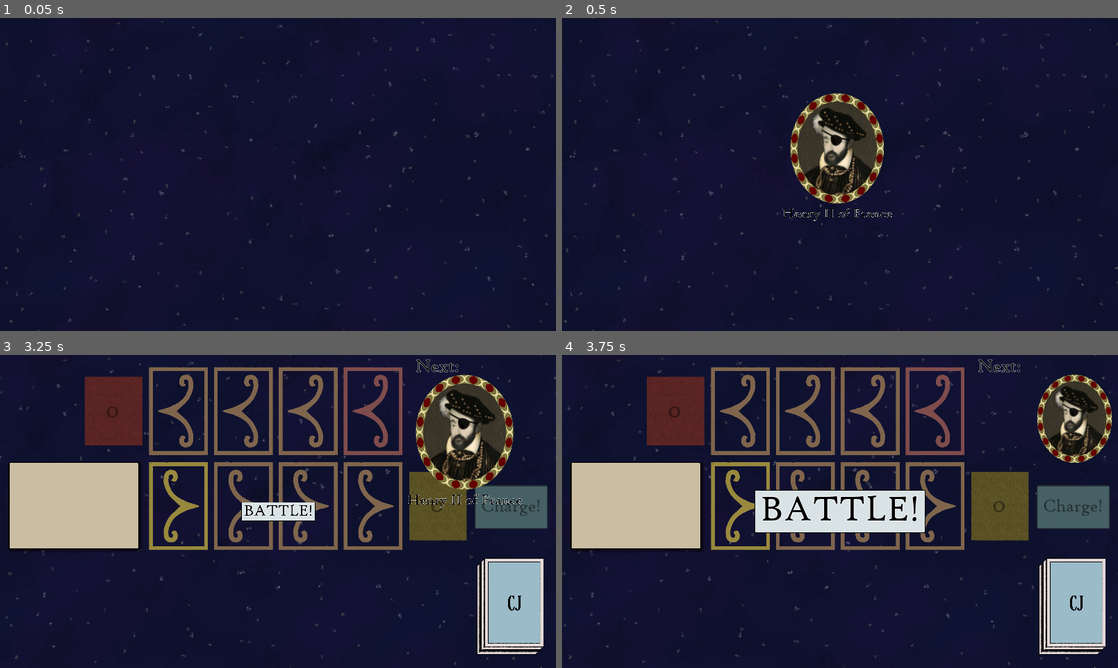
Above: before the commit, frames 1-4 (two rows, left to right).
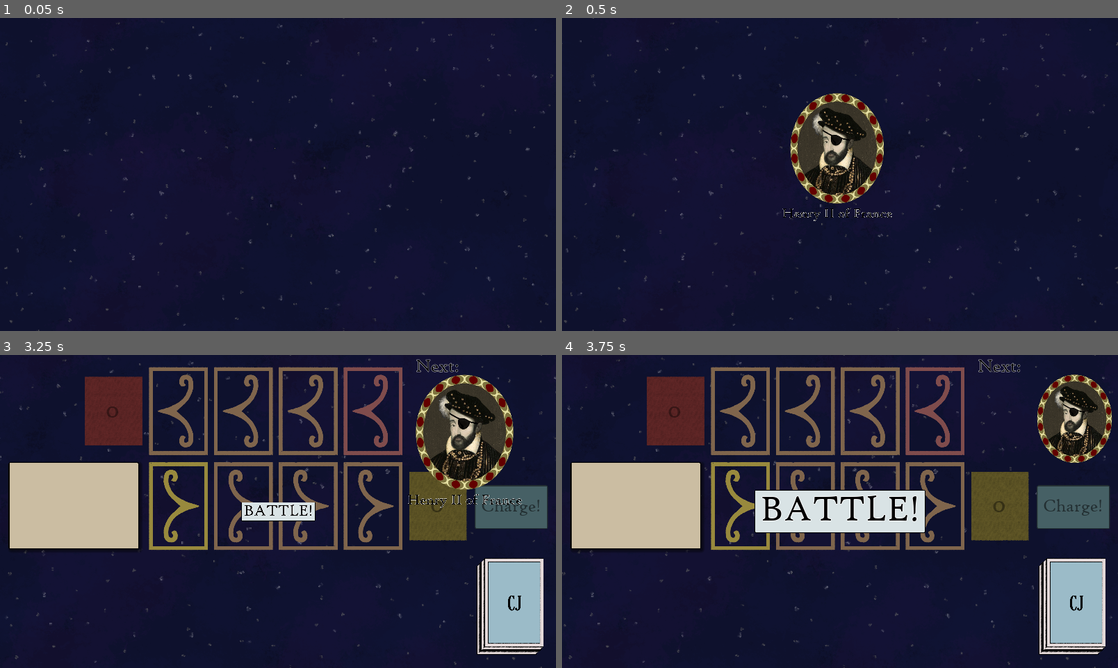
Above: after the commit, the same moments.

Repository: Mikroscopic/card-joust
Game: Godot game, scene res://scenes/scn_card_battle_henryii.tscn
The game is run twice, just before and just after one commit, with the same random seed, the same clock (stepped at 60 frames per second) and the same inputs. This scene is started directly instead of the project's main scene.
Inputs (mouse positions are in pixels of both pictures, inside the frame that each line leads up to):
- Up to frame 1 (0.05 s): no input
- Up to frame 2 (0.5 s): no input
- Up to frame 3 (3.25 s): move the mouse to (400, 495) at 0.52 s; click (400, 495) at 0.6 s; move the mouse to (166, 527) at 1.27 s; click (166, 527) at 1.35 s; move the mouse to (333, 442) at 2.02 s; click (333, 442) at 2.1 s; move the mouse to (250, 574) at 2.77 s; click (250, 574) at 2.85 s
- Up to frame 4 (3.75 s): move the mouse to (1006, 558) at 3.52 s; click (1006, 558) at 3.6 s

Frame 1 is identical in both runs. In frame 2, 0.2% of the frame differs, in the area x 44-56%, y 30-57%; in frame 3, 0.2%; in frame 4, 0.2%, in the area x 87-96%, y 10-33%.

Commit message:
Configure project for export

Diff:
--- a/project.godot
+++ b/project.godot
@@ -41,6 +41,7 @@
 config/name="Card Joust"
 run/main_scene="res://scenes/scn_ui_main_menu.tscn"
 config/icon="res://icon.png"
+config/windows_native_icon="res://icon.ico"
 
 [autoload]
 
--- a/scripts/scene_scripts/game_card.gd
+++ b/scripts/scene_scripts/game_card.gd
@@ -74,11 +74,7 @@
 	self.card_description = card_data.description
 
 	if card_data.image_portrait != "":
-		var img_portrait = Image.new()
-		img_portrait.load("res://assets/sprites/cards/" + card_data.image_portrait)
-		var tex_portrait = ImageTexture.new()
-		tex_portrait.create_from_image(img_portrait)
-		$CardVisual/Art.texture = tex_portrait
+		$CardVisual/Art.texture = load("res://assets/sprites/cards/" + card_data.image_portrait)
 
 	self.power = card_data.power
 	self.value = card_data.value
--- a/scripts/scene_scripts/scn_card_battle.gd
+++ b/scripts/scene_scripts/scn_card_battle.gd
@@ -84,11 +84,7 @@
 
 	# Enemy name and portrait
 	$Portrait/Name.text = _enemy_name
-	var img_portrait = Image.new()
-	img_portrait.load("res://assets/sprites/portraits/" + _enemy_portrait)
-	var tex_portrait = ImageTexture.new()
-	tex_portrait.create_from_image(img_portrait)
-	$Portrait/Head.texture = tex_portrait
+	$Portrait/Head.texture = load("res://assets/sprites/portraits/" + _enemy_portrait)
 
 	begin_battle()
 
--- a/scripts/scene_scripts/ui_card.gd
+++ b/scripts/scene_scripts/ui_card.gd
@@ -45,11 +45,7 @@
 	self.card_description = card_data.description
 
 	if card_data.image_portrait != "":
-		var img_portrait = Image.new()
-		img_portrait.load("res://assets/sprites/cards/" + card_data.image_portrait)
-		var tex_portrait = ImageTexture.new()
-		tex_portrait.create_from_image(img_portrait)
-		$Background/Art.texture = tex_portrait
+		$Background/Art.texture = load("res://assets/sprites/cards/" + card_data.image_portrait)
 
 	self.power = card_data.power
 	self.value = card_data.value
Not shown, added: export_presets.cfg
Binary file added: icon.ico
Binary file changed: icon.png
